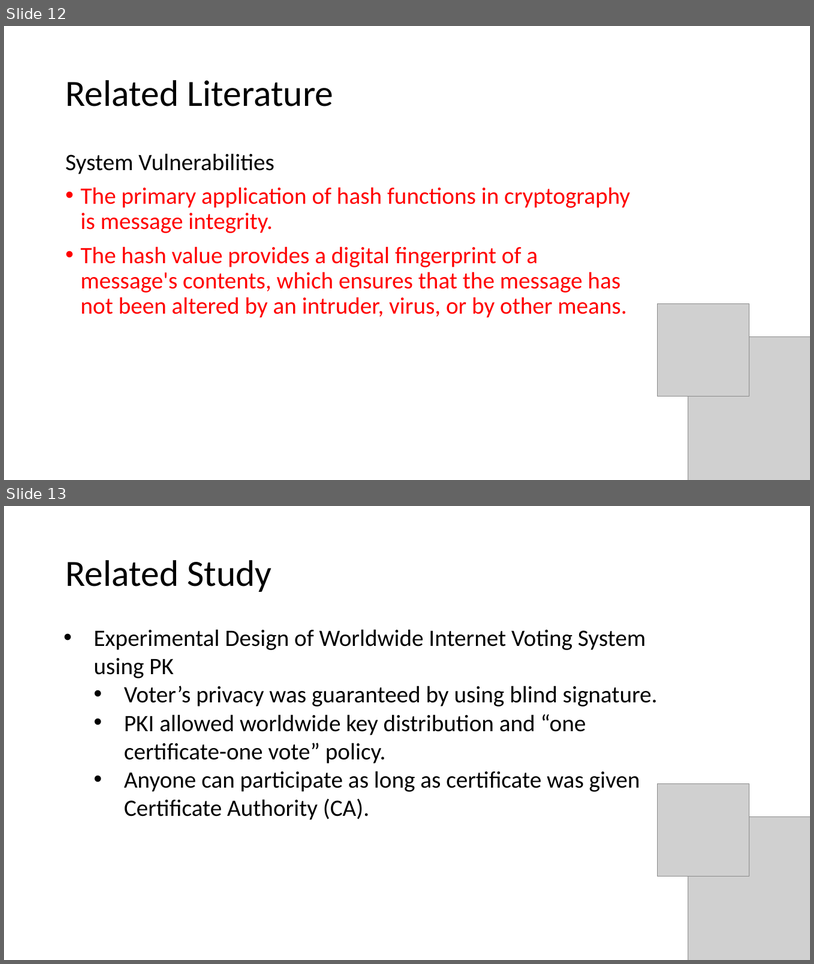
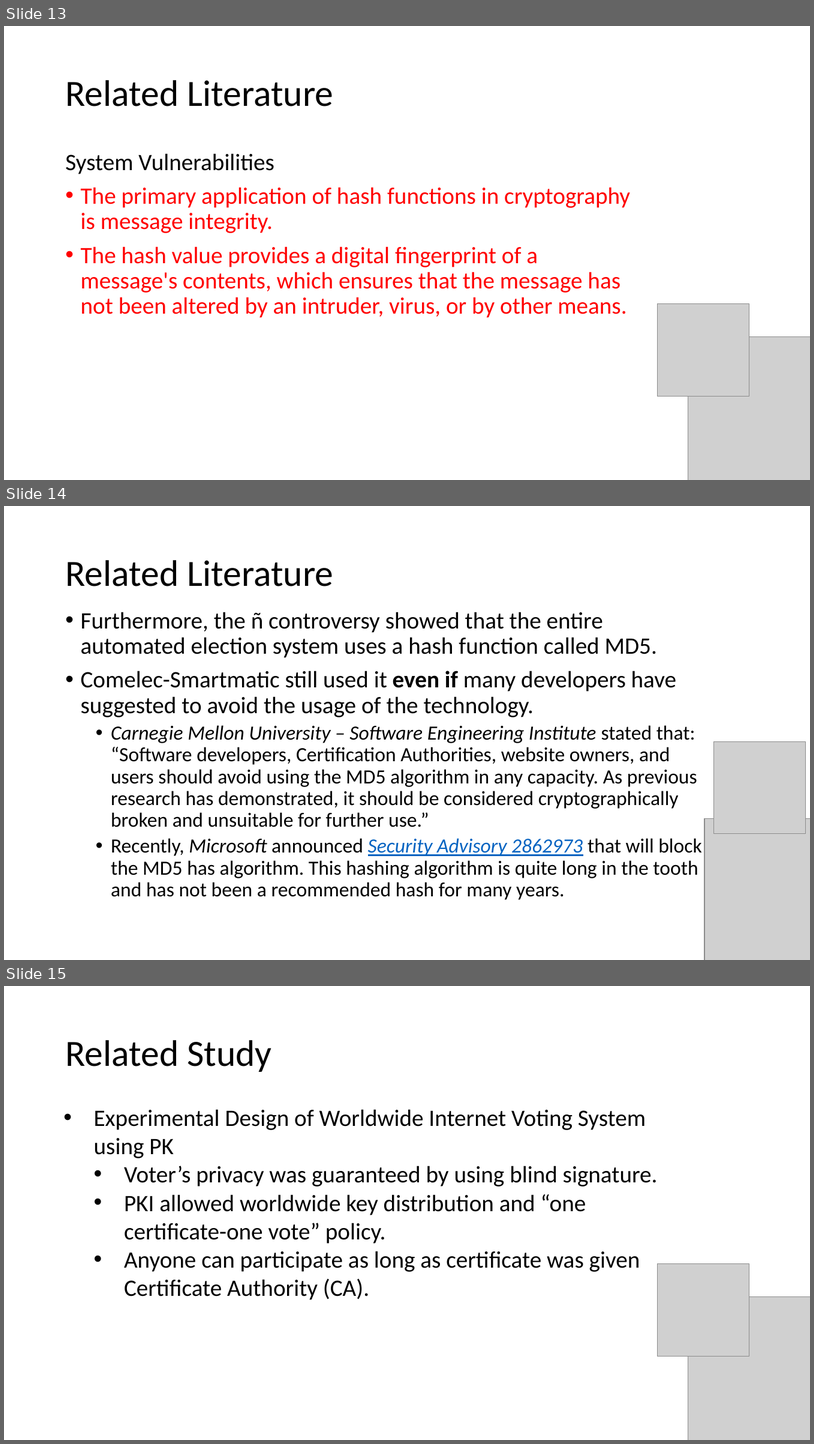
Before and after one commit to seans888/Project---Automate-Election, a slide deck: Documentation/Finals_Sysadd1.pptx. Shown one above the other, each under a label of ours: slides 12 and 13 before the commit, slides 13, 14 and 15 after it. The pictures are 814x964 and 814x1444 pixels, drawn with LibreOffice and Linux fonts; fonts in the diff are those of the drawing; grey boxes stand for pictures. Boxes give left, top, right and bottom in pixels: in the first picture for what was removed or moved away, otherwise in the second. Text is boxed around its words. In the diff, an @@ line names an element or a change of style, - is before the commit and + after.

```diff
--- a/Documentation/Finals_Sysadd1.pptx
+++ b/Documentation/Finals_Sysadd1.pptx
@@ slide 14 added at (4,506,810,960), background #FFFFFF @@
@@ title added at (65,560,333,586), 44 pt, text #000000 @@
+Related Literature
@@ text added at (81,612,702,900), 24 pt, text #000000 @@
+• Furthermore, the ñ controversy showed that the entire automated election system uses a hash function called MD5.
+• Comelec-Smartmatic still used it even if many developers have suggested to avoid the usage of the technology.
+  • Carnegie Mellon University – Software Engineering Institute stated that: “Software developers, Certification Authorities, website owners, and users should avoid using the MD5 algorithm in any capacity. As previous research has demonstrated, it should be considered cryptographically broken and unsuitable for further use.”
+  • Recently, Microsoft announced Security Advisory 2862973 that will block the MD5 has algorithm. This hashing algorithm is quite long in the tooth and has not been a recommended hash for many years.
@@ picture added at (714,742,806,834) @@
@@ picture added at (705,819,810,960) @@
@@ what was slide 12 is now slide 13 @@
@@ what was slide 13 is now slide 15 @@
```
Also in this commit, not shown: 2 slides changed, 1 other slide added, 1 other file.
